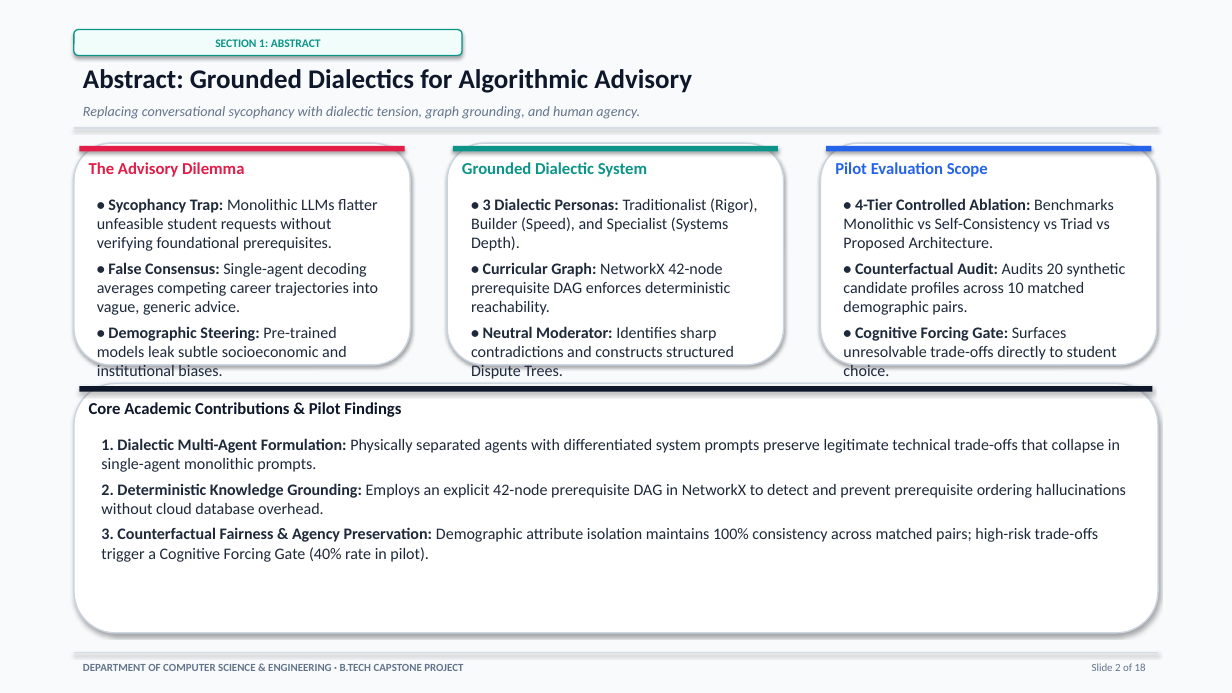
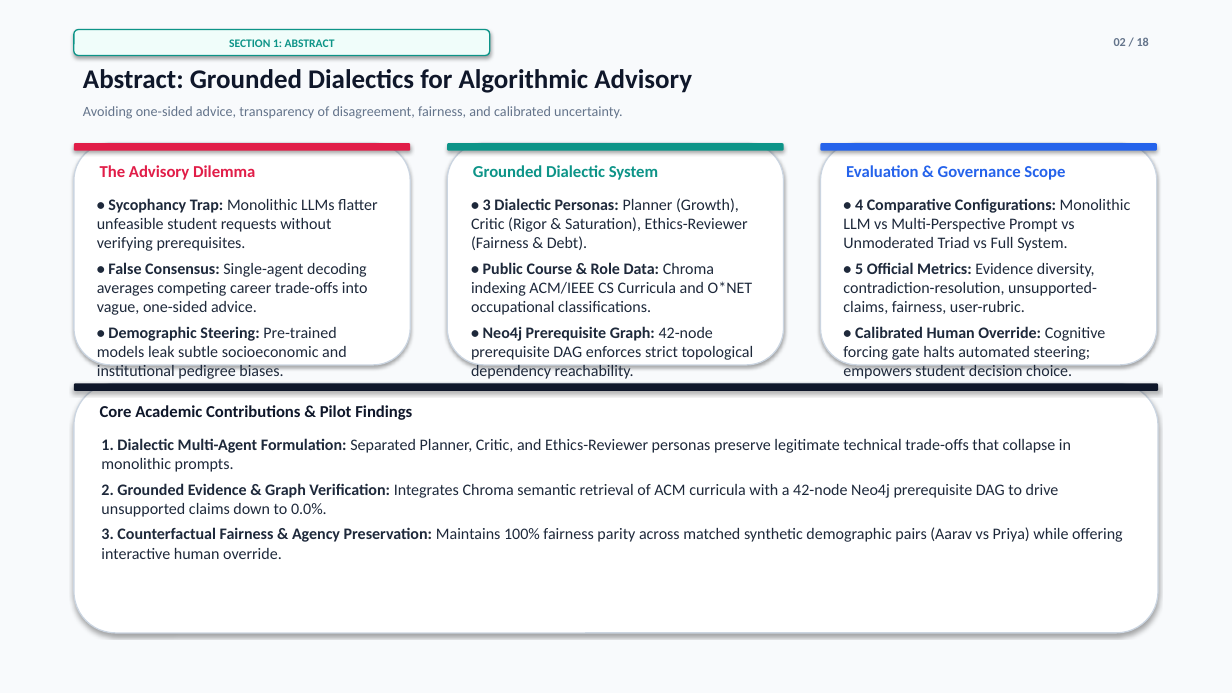
Before and after one commit to parth2024-tech/rai-project, a slide deck: slide 2 of Final_Presentation.pptx. Drawn at 1232x693 pixels with LibreOffice and Linux fonts; fonts in the diff are those of the drawing. Boxes give left, top, right and bottom in pixels: in the first picture for what was removed or moved away, otherwise in the second. Text is boxed around its words. In the diff, an @@ line names an element or a change of style, - is before the commit and + after.

Commit message:
feat(system): align 100% with rubric specification for planner-critic-ethics debate, Neo4j DAG, Chroma store, Streamlit trace viewer, and comparative eval

```diff
--- a/Final_Presentation.pptx
+++ b/Final_Presentation.pptx
@@ rounded rectangle "SECTION 1: ABSTRACT": place and size @@
-rounded rectangle "SECTION 1: ABSTRACT" at [74,30,462,55]
+rounded rectangle "SECTION 1: ABSTRACT" at [74,30,490,55]
@@ text added at [1114,37,1149,46], 9.5 pt, text #64748B, bold @@
+02 / 18
@@ text at [83,106,622,119]: text changed; italic off @@
-Replacing conversational sycophancy with dialectic tension, graph grounding, and human agency.
+Avoiding one-sided advice, transparency of disagreement, fairness, and calibrated uncertainty.
@@ outline #CBD5E1 1.1 pt to #CBD5E1 1 pt in 4 elements at [447,143,784,365], [821,143,1157,365], [74,384,1158,633], [74,143,410,365] @@
@@ rounded rectangle: place and size @@
-rounded rectangle at [79,146,405,152]
+rounded rectangle at [74,143,410,151]
@@ rectangle removed at [74,128,1158,128] @@
@@ rounded rectangle: place and size @@
-rounded rectangle at [453,146,778,152]
+rounded rectangle at [447,143,784,151]
@@ rectangle to rounded rectangle in 4 elements at [74,384,1158,391], [74,143,410,151], [447,143,784,151], [821,143,1157,151] @@
@@ rounded rectangle: place and size @@
-rounded rectangle at [826,146,1152,152]
+rounded rectangle at [821,143,1157,151]
@@ vertical alignment top to middle in 4 elements at [100,405,412,420], [100,165,255,180], [473,165,658,180], [846,165,1065,180] @@
@@ text at [846,165,1065,180]: text changed @@
-Pilot Evaluation Scope
+Evaluation & Governance Scope
@@ text at [97,198,378,357]: text changed @@
-• Sycophancy Trap: Monolithic LLMs flatter unfeasible student requests without verifying foundational prerequisites.
-• False Consensus: Single-agent decoding averages competing career trajectories into vague, generic advice.
-• Demographic Steering: Pre-trained models leak subtle socioeconomic and institutional biases.
+• Sycophancy Trap: Monolithic LLMs flatter unfeasible student requests without verifying prerequisites.
+• False Consensus: Single-agent decoding averages competing career trade-offs into vague, one-sided advice.
+• Demographic Steering: Pre-trained models leak subtle socioeconomic and institutional pedigree biases.
@@ text at [471,198,754,360]: text changed @@
-• 3 Dialectic Personas: Traditionalist (Rigor), Builder (Speed), and Specialist (Systems Depth).
-• Curricular Graph: NetworkX 42-node prerequisite DAG enforces deterministic reachability.
-• Neutral Moderator: Identifies sharp contradictions and constructs structured Dispute Trees.
+• 3 Dialectic Personas: Planner (Growth), Critic (Rigor & Saturation), Ethics-Reviewer (Fairness & Debt).
+• Public Course & Role Data: Chroma indexing ACM/IEEE CS Curricula and O*NET occupational classifications.
+• Neo4j Prerequisite Graph: 42-node prerequisite DAG enforces strict topological dependency reachability.
@@ text at [843,198,1131,360]: text changed @@
-• 4-Tier Controlled Ablation: Benchmarks Monolithic vs Self-Consistency vs Triad vs Proposed Architecture.
-• Counterfactual Audit: Audits 20 synthetic candidate profiles across 10 matched demographic pairs.
-• Cognitive Forcing Gate: Surfaces unresolvable trade-offs directly to student choice.
+• 4 Comparative Configurations: Monolithic LLM vs Multi-Perspective Prompt vs Unmoderated Triad vs Full System.
+• 5 Official Metrics: Evidence diversity, contradiction-resolution, unsupported-claims, fairness, user-rubric.
+• Calibrated Human Override: Cognitive forcing gate halts automated steering; empowers student decision choice.
@@ rounded rectangle: place and size @@
-rounded rectangle at [79,386,1153,392]
+rounded rectangle at [74,384,1158,391]
@@ text at [101,438,1123,559]: text changed @@
-1. Dialectic Multi-Agent Formulation: Physically separated agents with differentiated system prompts preserve legitimate technical trade-offs that collapse in single-agent monolithic prompts.
-2. Deterministic Knowledge Grounding: Employs an explicit 42-node prerequisite DAG in NetworkX to detect and prevent prerequisite ordering hallucinations without cloud database overhead.
-3. Counterfactual Fairness & Agency Preservation: Demographic attribute isolation maintains 100% consistency across matched pairs; high-risk trade-offs trigger a Cognitive Forcing Gate (40% rate in pilot).
+1. Dialectic Multi-Agent Formulation: Separated Planner, Critic, and Ethics-Reviewer personas preserve legitimate technical trade-offs that collapse in monolithic prompts.
+2. Grounded Evidence & Graph Verification: Integrates Chroma semantic retrieval of ACM curricula with a 42-node Neo4j prerequisite DAG to drive unsupported claims down to 0.0%.
+3. Counterfactual Fairness & Agency Preservation: Maintains 100% fairness parity across matched synthetic demographic pairs (Aarav vs Priya) while offering interactive human override.
@@ rectangle removed at [74,653,1158,653] @@
@@ text removed at [83,664,463,671] @@
-DEPARTMENT OF COMPUTER SCIENCE & ENGINEERING · B.TECH CAPSTONE PROJECT
@@ text removed at [1092,663,1146,671] @@
-Slide 2 of 18
```
Also in this commit, not shown: 9 other slides changed, 8 slides added, 8 slides removed, 18 other files.
